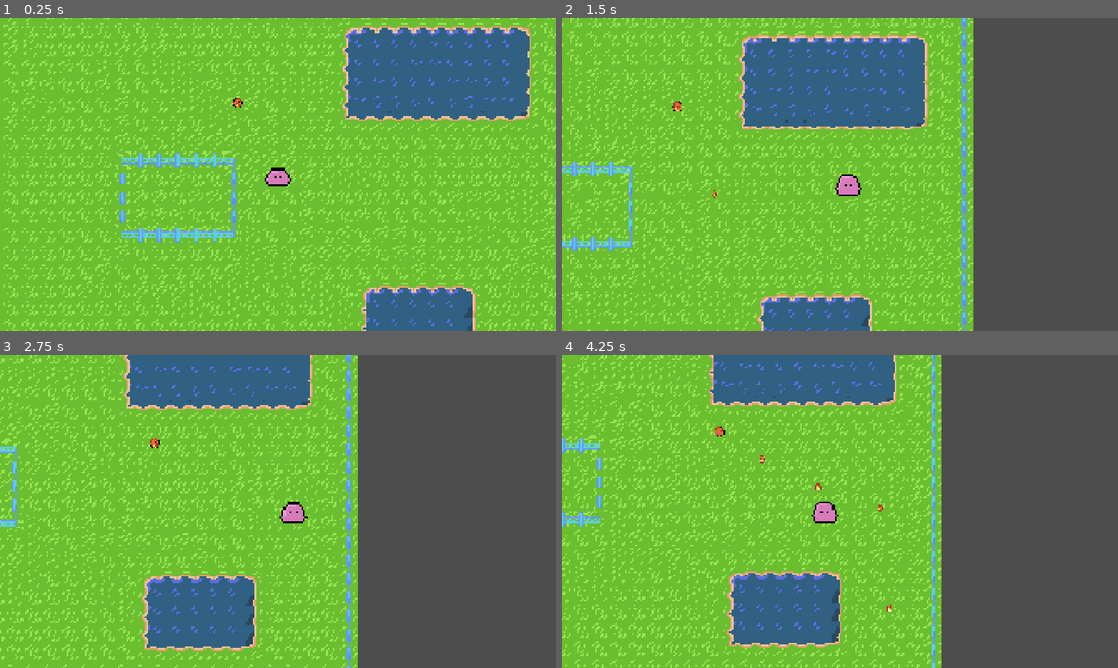
Above: before the commit, frames 1-4 (two rows, left to right).
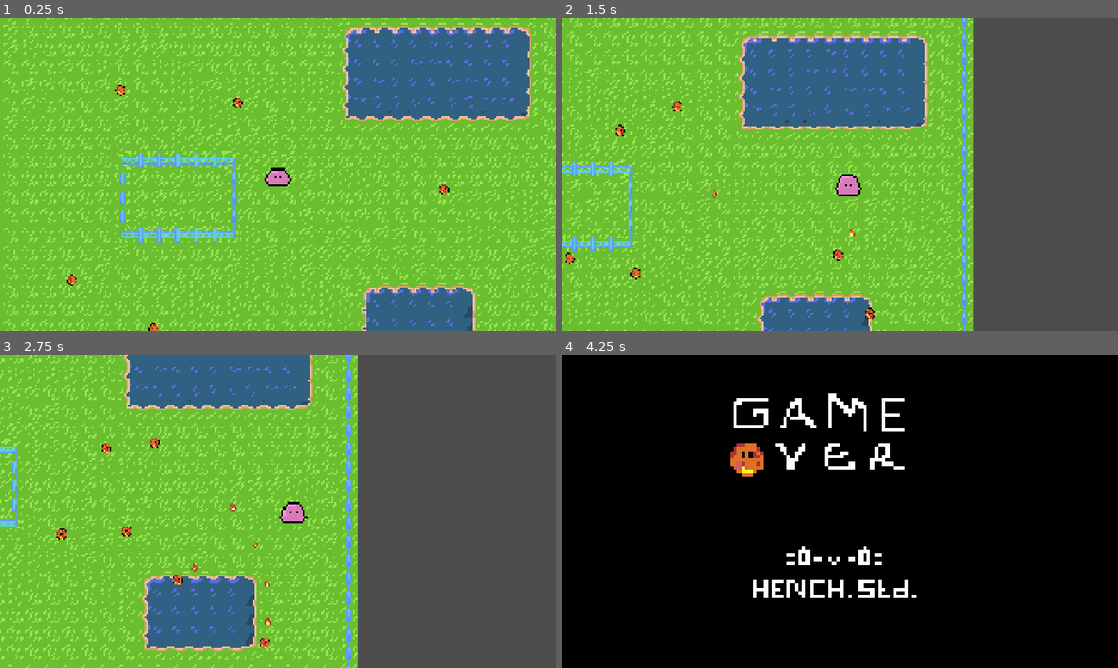
Above: after the commit, the same moments.

Repository: SyntaxError2505/bouncy-game
Game: Godot game, scene res://scenes/game.tscn
Two runs of this game, one before a commit and one after it. Both use one fixed random seed, a clock stepped at 60 frames per second and the inputs below.
Inputs (mouse positions are in pixels of both pictures, inside the frame that each line leads up to):
- Up to frame 1 (0.25 s): no input
- Up to frame 2 (1.5 s): move the mouse to (962, 158) at 0.52 s; hold D (move_right) 0.53-1.28 s; click (962, 158) at 0.67 s; move the mouse to (728, 190) at 1.27 s; hold S (move_down) from 1.28 s (still down)
- Up to frame 3 (2.75 s): move the mouse to (333, 442) at 2.02 s; release S (move_down) at 2.03 s; hold D (move_right) from 2.03 s (still down)
- Up to frame 4 (4.25 s): move the mouse to (812, 574) at 2.77 s; release D (move_right) at 2.78 s; hold W (move_up) 2.78-3.53 s; click (812, 574) at 2.92 s; move the mouse to (1006, 558) at 3.52 s; hold A (move_left) from 3.53 s (still down)

The runs differ from the first frame. In frame 1, 0.2% of the frame differs, in the area x 12-81%, y 21-100%; in frame 2, 0.3%; in frame 3, 0.3%; in frame 4, 100%, in the area x 0-100%, y 0-100%.

Commit message:
game-over states >:3

Diff:
--- /dev/null
+++ b/scenes/GameOver.tscn
@@ -0,0 +1,11 @@
+[gd_scene format=3 uid="uid://de3tj46bcnscx"]
+
+[ext_resource type="Texture2D" uid="uid://cq03biaigflrp" path="res://sprites/gameover.png" id="1_6bcno"]
+
+[node name="GameOver" type="Node2D" unique_id=997838702]
+
+[node name="Camera2D" type="Camera2D" parent="." unique_id=1283544940]
+
+[node name="Sprite2D" type="Sprite2D" parent="." unique_id=1638186666]
+scale = Vector2(13.100001, 13.100001)
+texture = ExtResource("1_6bcno")
--- /dev/null
+++ b/scenes/game-over-manager.gd
@@ -0,0 +1,8 @@
+extends Node2D
+@export var game_over_scene: PackedScene
+
+func _process(delta: float) -> void:
+	if ($Enemies).get_child_count() <= 0:
+		get_tree().change_scene_to_packed(game_over_scene)
+	if $Player.health <= 0:
+		get_tree().change_scene_to_packed(game_over_scene)
--- a/scenes/game.tscn
+++ b/scenes/game.tscn
@@ -3,30 +3,16 @@
 [ext_resource type="PackedScene" uid="uid://bg2i4ou667ibo" path="res://scenes/level1.tscn" id="1_vtaks"]
 [ext_resource type="PackedScene" uid="uid://cxl5j8a8ta86q" path="res://scenes/player.tscn" id="2_kvpfn"]
 [ext_resource type="Script" uid="uid://dit8qy2ghemgb" path="res://scripts/cam.gd" id="3_dinhu"]
+[ext_resource type="Script" uid="uid://jwpfjauhq5i1" path="res://scenes/game-over-manager.gd" id="4_dinhu"]
 [ext_resource type="PackedScene" uid="uid://dd8113oel71qp" path="res://scenes/grunt.tscn" id="4_kvpfn"]
 [ext_resource type="AudioStream" uid="uid://byj7ow2fewlfb" path="res://audio/music/arena1.1.wav" id="4_kvuet"]
+[ext_resource type="PackedScene" uid="uid://de3tj46bcnscx" path="res://scenes/GameOver.tscn" id="5_kvuet"]
 [ext_resource type="AudioStream" uid="uid://4x7k3fde3q3m" path="res://audio/music/arena1.2.wav" id="5_trtic"]
 [ext_resource type="AudioStream" uid="uid://c0x2dqa2sgl2b" path="res://audio/music/arena1.3.wav" id="6_ir15t"]
 [ext_resource type="AudioStream" uid="uid://cucidg4kugfbl" path="res://audio/music/arena2.1.wav" id="7_ca42v"]
 [ext_resource type="AudioStream" uid="uid://bn6on8upyv0cp" path="res://audio/music/arena2.2.wav" id="8_rysoc"]
 [ext_resource type="AudioStream" uid="uid://6jhb7dmllcqb" path="res://audio/music/arena2.3.wav" id="9_ssvqc"]
 [ext_resource type="AudioStream" uid="uid://55w3dy6mct8i" path="res://audio/music/the_void.wav" id="10_264po"]
-
-[sub_resource type="GDScript" id="GDScript_5fr2l"]
-script/source = "extends Node
-@export var bg_music_player: AudioStreamPlayer
-var current_level: String
-
-
-# Called when the node enters the scene tree for the first time.
-func _ready() -> void:
-	pass
-
-
-# Called every frame. 'delta' is the elapsed time since the previous frame.
-func _process(delta: float) -> void:
-	pass
-"
 
 [sub_resource type="GDScript" id="GDScript_iqu8w"]
 script/source = "extends Node
@@ -112,7 +98,8 @@
 "
 
 [node name="game" type="Node2D" unique_id=990088837]
-script = SubResource("GDScript_5fr2l")
+script = ExtResource("4_dinhu")
+game_over_scene = ExtResource("5_kvuet")
 
 [node name="Level1" parent="." unique_id=1777534926 instance=ExtResource("1_vtaks")]
 position = Vector2(-1594, -1427)
@@ -128,10 +115,6 @@
 position_smoothing_enabled = true
 script = ExtResource("3_dinhu")
 
-[node name="Grunt" parent="." unique_id=1709366035 node_paths=PackedStringArray("target") instance=ExtResource("4_kvpfn")]
-position = Vector2(-102, -181)
-target = NodePath("../Player")
-
 [node name="WorldAudioManager" type="Node" parent="." unique_id=36362369]
 script = SubResource("GDScript_iqu8w")
 
@@ -139,3 +122,29 @@
 stream = SubResource("AudioStreamInteractive_gwrw2")
 autoplay = true
 script = SubResource("GDScript_2sb77")
+
+[node name="Enemies" type="Node2D" parent="." unique_id=287640652]
+
+[node name="Grunt" parent="Enemies" unique_id=1709366035 node_paths=PackedStringArray("target") instance=ExtResource("4_kvpfn")]
+position = Vector2(-102, -181)
+target = NodePath("../../Player")
+
+[node name="Grunt3" parent="Enemies" unique_id=1752466290 node_paths=PackedStringArray("target") instance=ExtResource("4_kvpfn")]
+position = Vector2(-778, 400)
+target = NodePath("../../Player")
+
+[node name="Grunt4" parent="Enemies" unique_id=952501975 node_paths=PackedStringArray("target") instance=ExtResource("4_kvpfn")]
+position = Vector2(-476, 591)
+target = NodePath("../../Player")
+
+[node name="Grunt5" parent="Enemies" unique_id=1438676134 node_paths=PackedStringArray("target") instance=ExtResource("4_kvpfn")]
+position = Vector2(722, 608)
+target = NodePath("../../Player")
+
+[node name="Grunt6" parent="Enemies" unique_id=1682598980 node_paths=PackedStringArray("target") instance=ExtResource("4_kvpfn")]
+position = Vector2(648, 60)
+target = NodePath("../../Player")
+
+[node name="Grunt7" parent="Enemies" unique_id=1996728128 node_paths=PackedStringArray("target") instance=ExtResource("4_kvpfn")]
+position = Vector2(-610, -325)
+target = NodePath("../../Player")
Not shown, added: scenes/game-over-manager.gd.uid
Not shown, added: sprites/gameover.png.import
